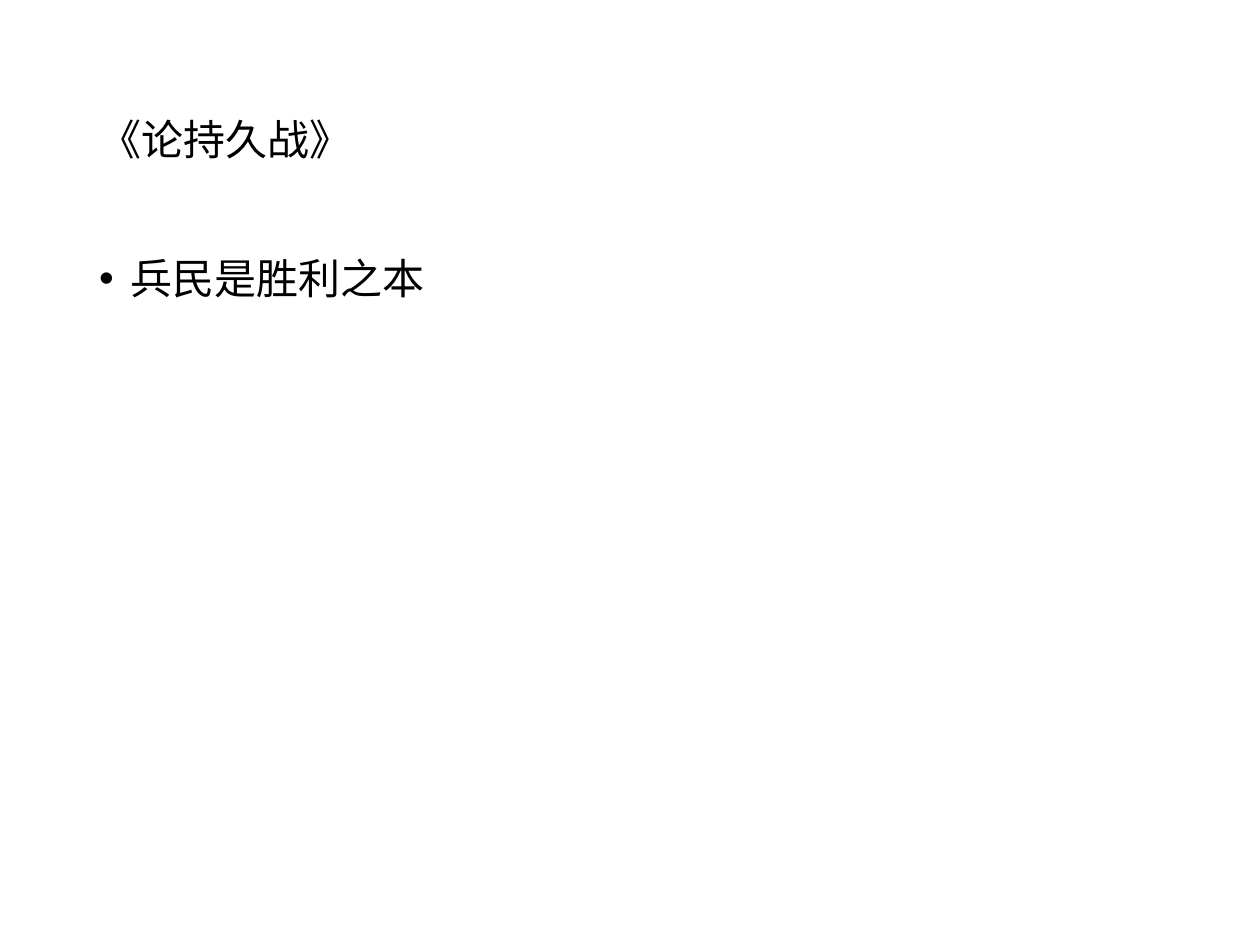
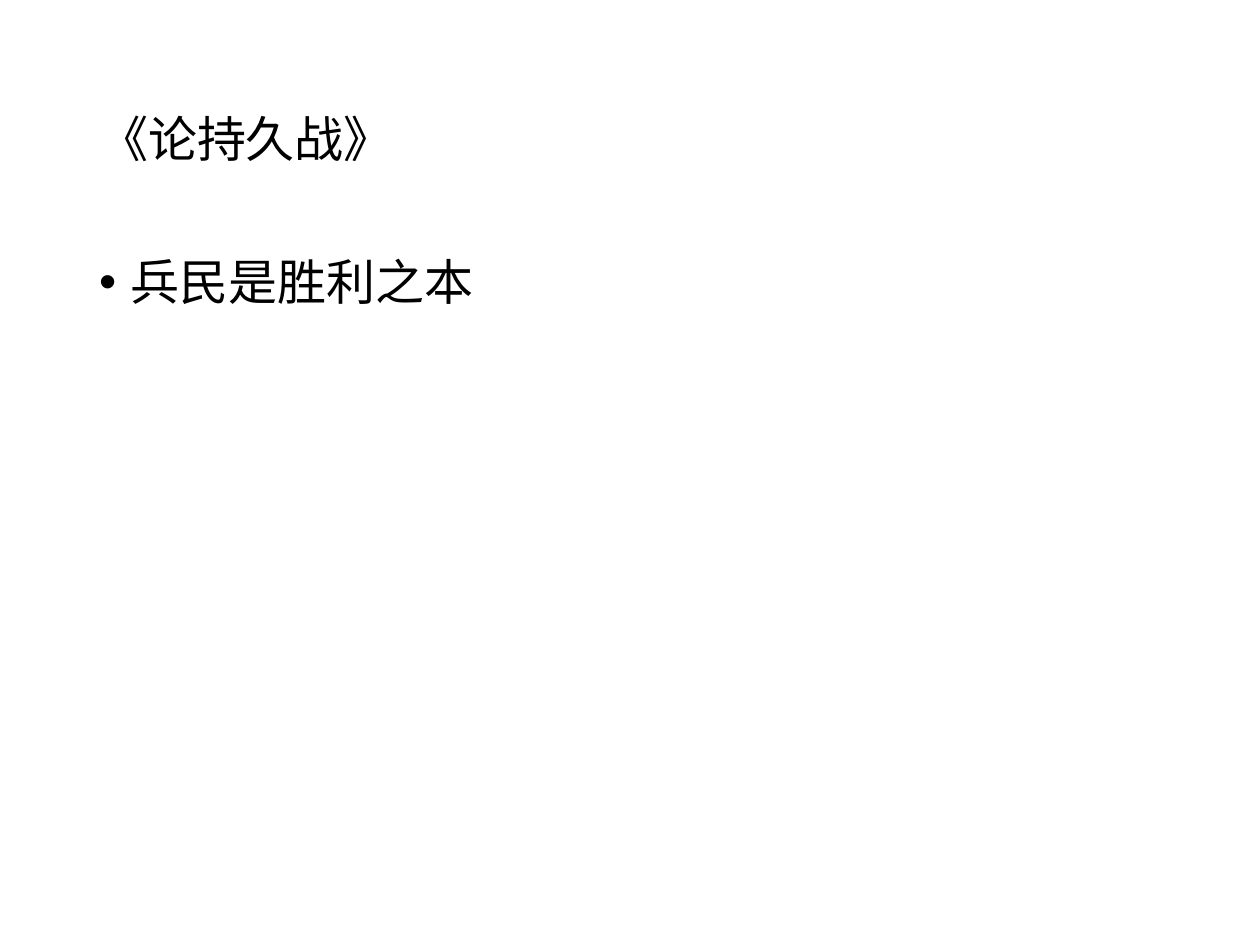
Before and after one commit to 117503445/history-ppt, a slide deck: slide 7 of 近代史张都铭小组-结构.pptx. Drawn at 1260x945 pixels with LibreOffice and Linux fonts; fonts in the diff are those of the drawing. Boxes give left, top, right and bottom in pixels: in the first picture for what was removed or moved away, otherwise in the second. Text is boxed around its words. In the diff, an @@ line names an element or a change of style, - is before the commit and + after.

```diff
--- a/近代史张都铭小组-结构.pptx
+++ b/近代史张都铭小组-结构.pptx
@@ title "《论持久战》" at [99, 115, 393, 161]: size 24 to 28 pt @@
@@ text "兵民是胜利之本" at [131, 258, 474, 304]: size 24 to 28 pt @@
```
Also in this commit, not shown: 18 other slides changed, 7 other files.
